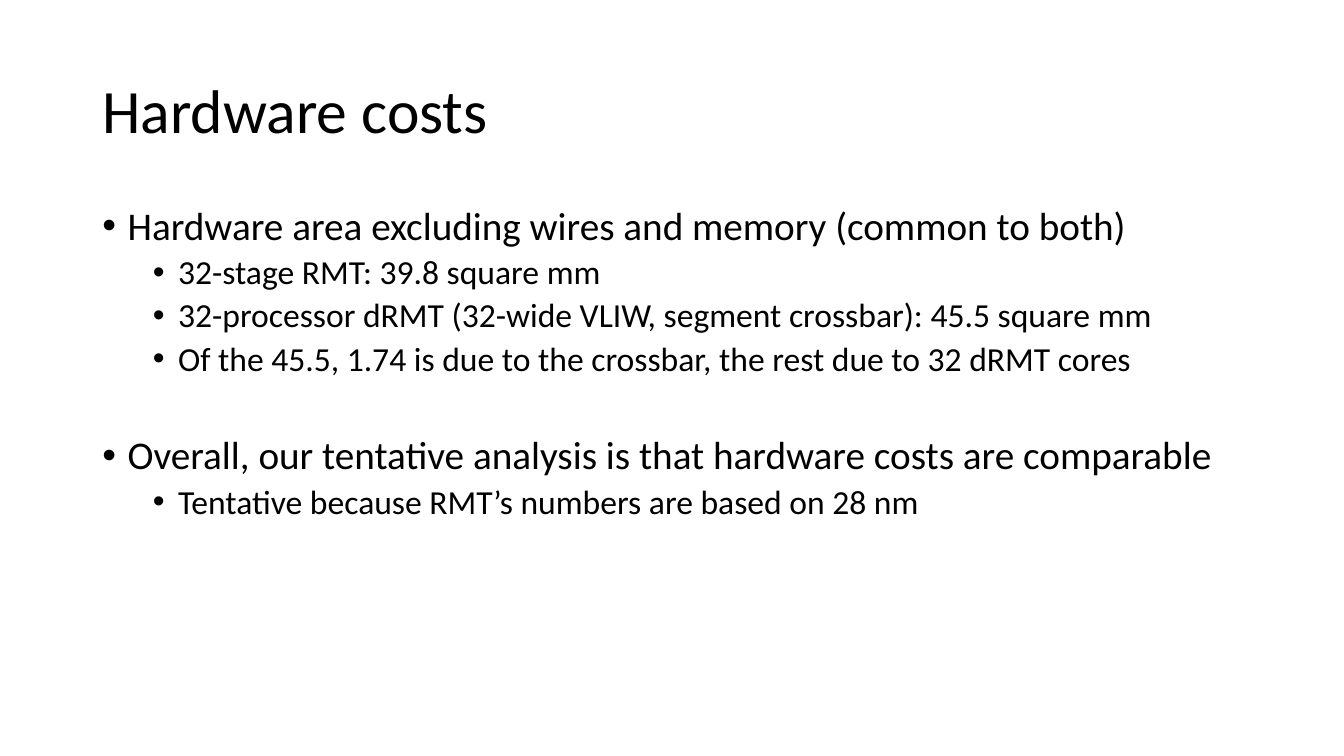
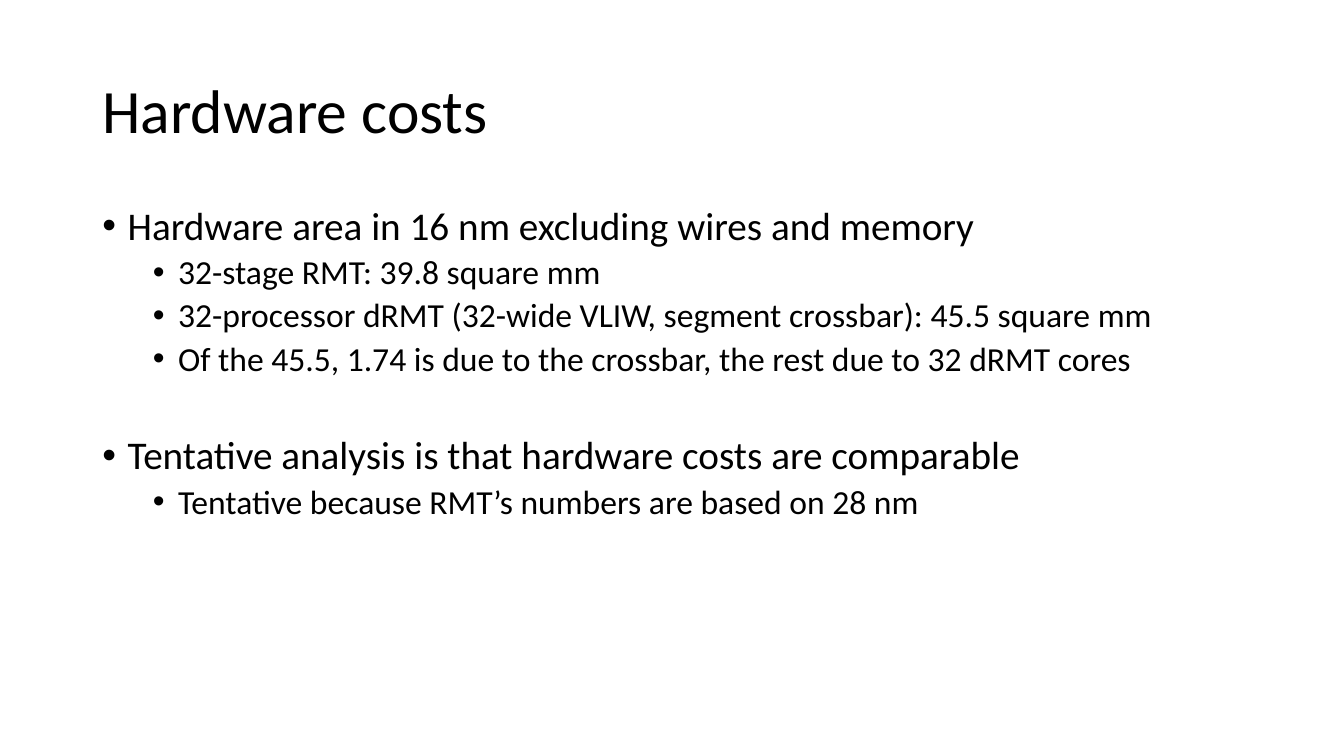
Before and after one commit to anirudhSK/drmt_talk, a slide deck: slide 36 of drmt.pptx (slide 35 before the commit). Drawn at 1344x756 pixels with LibreOffice and Linux fonts; fonts in the diff are those of the drawing. Boxes give left, top, right and bottom in pixels: in the first picture for what was removed or moved away, otherwise in the second. Text is boxed around its words. In the diff, an @@ line names an element or a change of style, - is before the commit and + after.

```diff
--- a/drmt.pptx
+++ b/drmt.pptx
@@ text at box(128, 212, 974, 247): text changed @@
-• Hardware area excluding wires and memory (common to both)
+• Hardware area in 16 nm excluding wires and memory
@@ text at box(128, 441, 1019, 476): text changed @@
-• Overall, our tentative analysis is that hardware costs are comparable
+• Tentative analysis is that hardware costs are comparable
```
Also in this commit, not shown: 11 other slides changed, 3 slides added, 2 slides removed.
